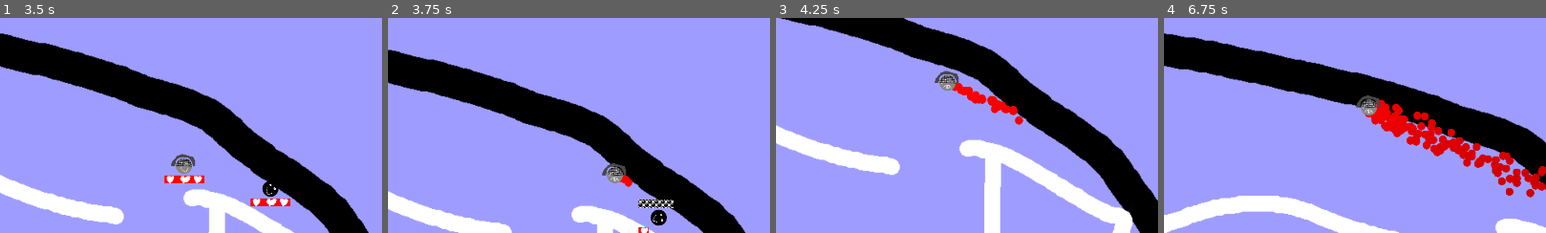
Above: before the commit, frames 1-4 (left to right).
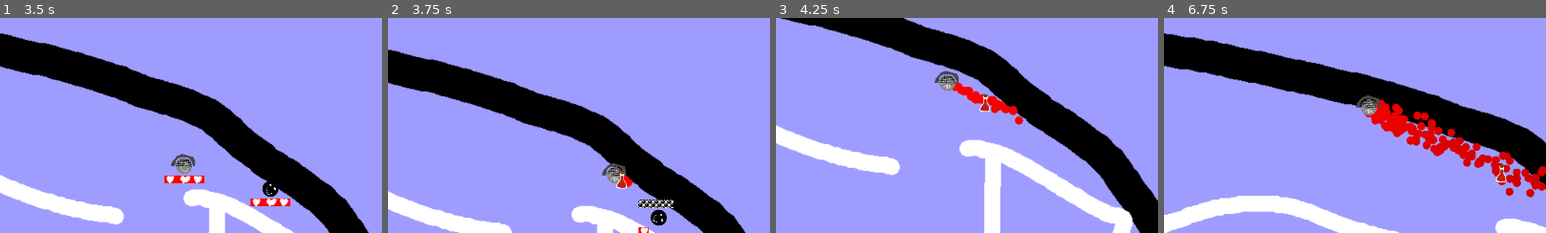
Above: after the commit, the same moments.

Repository: Junber/LD-47
Game: Godot game, scene res://Scenes/Root.tscn
Same seed, same stepped clock (60 frames per second), same inputs: the game is played once before the commit and once after it.
Inputs:
- Up to frame 1 (3.5 s): tap Enter at 0.5 s; hold D (move_right) 0.53-1.28 s; tap Space (boost) every 0.75 s from 0.6 to 2.85 s; hold S (move_down) 1.28-2.03 s; hold D (move_right) 2.03-2.78 s; hold W (move_up) from 2.78 s (still down)
- Up to frame 2 (3.75 s): release W (move_up) at 3.53 s; hold A (move_left) from 3.53 s (still down); tap Space (boost) at 3.6 s
- Up to frame 3 (4.25 s): keep holding A (move_left)
- Up to frame 4 (6.75 s): tap Space (boost) every 0.75 s from 4.35 to 6.6 s; release A (move_left) at 5.03 s; hold S (move_down) 5.03-5.78 s; hold D (move_right) 5.78-6.53 s; hold W (move_up) from 6.53 s (still down)
The pictures show only the part of the screen within x 49-99%, y 0-50%; the shares and areas given below are measured in that part.

Frame 1 is identical in both runs. In frame 2, 0.1% of the frame differs, in the area x 59-63%, y 71-80%; in frame 3, 0.1%; in frame 4, 0.2%, in the area x 86-90%, y 68-77%.

Commit message:
add health potion

Diff:
--- /dev/null
+++ b/Scenes/HealingPotion.tscn
@@ -0,0 +1,24 @@
+[gd_scene load_steps=4 format=2]
+
+[ext_resource path="res://Scripts/HealingPotion.gd" type="Script" id=1]
+[ext_resource path="res://Resources/Graphics/HealingPotion.png" type="Texture" id=2]
+
+[sub_resource type="CircleShape2D" id=1]
+radius = 31.1548
+
+[node name="HealingPotion" type="KinematicBody2D"]
+collision_layer = 8
+collision_mask = 0
+script = ExtResource( 1 )
+
+[node name="Sprite" type="Sprite" parent="."]
+texture = ExtResource( 2 )
+
+[node name="CollisionShape2D" type="CollisionShape2D" parent="."]
+position = Vector2( -1.17984, 1.88774 )
+shape = SubResource( 1 )
+
+[node name="NoPickUpTimer" type="Timer" parent="."]
+wait_time = 0.4
+one_shot = true
+autostart = true
--- a/Scripts/Enemy.gd
+++ b/Scripts/Enemy.gd
@@ -15,7 +15,7 @@
 	var damageToOther = damageDealt()
 	if !protected(collider):
 		bounceOffOfIceScater(collider)
-		takeDamage(collider.damageDealt())
+		changeHealth(collider.damageDealt())
 		if dead:
 			damageToOther = 0
 			emit_signal("enemyDied")
@@ -24,11 +24,21 @@
 	else:
 		emit_signal("enemyDidNotDie")
 	collider.bounceOffOfIceScater(self)
-	collider.takeDamage(damageToOther)
+	collider.changeHealth(damageToOther)
+
+func checkDrop():
+	if randf()<0.5:
+		var newDrop = load("res://Scenes/HealingPotion.tscn").instance()
+		newDrop.position=self.position
+		var DegreesInRadians = 0.34
+		var newVelocity = (self.velocity * 0.5).rotated(randf()*DegreesInRadians-(DegreesInRadians/2))
+		newDrop.velocity += newVelocity
+		get_parent().call_deferred("add_child",newDrop)
 
 func kill():
 	if !dead:
 		.kill()
+		checkDrop()
 		set_collision_mask_bit(0, false)
 		get_node("../HUD/ScoreLabel").increaseScore()
 
--- /dev/null
+++ b/Scripts/HealingPotion.gd
@@ -0,0 +1,23 @@
+extends KinematicBody2D
+
+export var healingAmount = 50
+
+var velocity = Vector2(0,0)
+
+func getHitBy(collider, collision):
+	collider.collideWithHealingPotion(self)
+
+func getUsed():
+	queue_free()
+
+func _ready():
+	pass
+
+func _process(delta):
+	velocity *= pow(0.9, delta)
+	velocity -= velocity.normalized() * 100 * delta
+	move_and_collide(velocity * delta)
+	#this only allows the potion to be picked up when it almost stopped
+	#which is a cheap workaround/feature for avoiding it gettng used when spawned
+	if !$NoPickUpTimer.is_stopped():
+		set_collision_mask_bit(0, true)
--- a/Scripts/IceScater.gd
+++ b/Scripts/IceScater.gd
@@ -20,7 +20,7 @@
 	rotationSpeed /= 2
 
 func collideWithLaser(damage):
-	takeDamage(damage)
+	changeHealth(damage)
 
 func collideWithIceScater(_collider):
 	pass
@@ -40,7 +40,7 @@
 	rotationSpeed = min(rotationSpeed + 100, maxRotationSpeed)
 
 func damageDealt():
-	return (rotationSpeed + velocity.length() / 2) * 0.1
+	return -(rotationSpeed + velocity.length() / 2) * 0.1
 
 func kill():
 	if !dead:
@@ -49,8 +49,9 @@
 		particleEmitter.emitting = true
 		dead = true
 
-func takeDamage(amount):
-	healthBar.value -= amount
+func changeHealth(amount):
+	healthBar.value += amount
+	healthBar.value = clamp(healthBar.value, 0, healthBar.max_value)
 	if healthBar.value <= 0:
 		kill()
 
--- a/Scripts/Laser.gd
+++ b/Scripts/Laser.gd
@@ -2,7 +2,7 @@
 
 onready var laserBeam = $LaserBeam
 onready var laserSparks = $Sparks
-export var damage = 800
+export var damage = -800
 
 func _process(_delta):
 	if get_parent().dead:
@@ -15,4 +15,4 @@
 		var laserEndPoint = to_local(get_collision_point())
 		laserBeam.points[1] = laserEndPoint
 		laserSparks.position = laserEndPoint
-		get_collider().collideWithLaser(damage * delta)
+	get_collider().collideWithLaser(damage * delta)
--- a/Scripts/Player.gd
+++ b/Scripts/Player.gd
@@ -10,6 +10,10 @@
 		.kill()
 		$"../ArenaCamera".make_current()
 		emit_signal("playerDied")
+
+func collideWithHealingPotion(collider):
+	self.changeHealth(collider.healingAmount)
+	collider.getUsed()
 
 func getDirection():
 	if dead:
--- a/project.godot
+++ b/project.godot
@@ -70,6 +70,7 @@
 2d_physics/layer_1="player"
 2d_physics/layer_2="enemy"
 2d_physics/layer_3="wall"
+2d_physics/layer_4="item"
 
 [rendering]
 
Binary file added: Resources/Graphics/HealingPotion.png
Not shown, added: Resources/Graphics/HealingPotion.png.import
